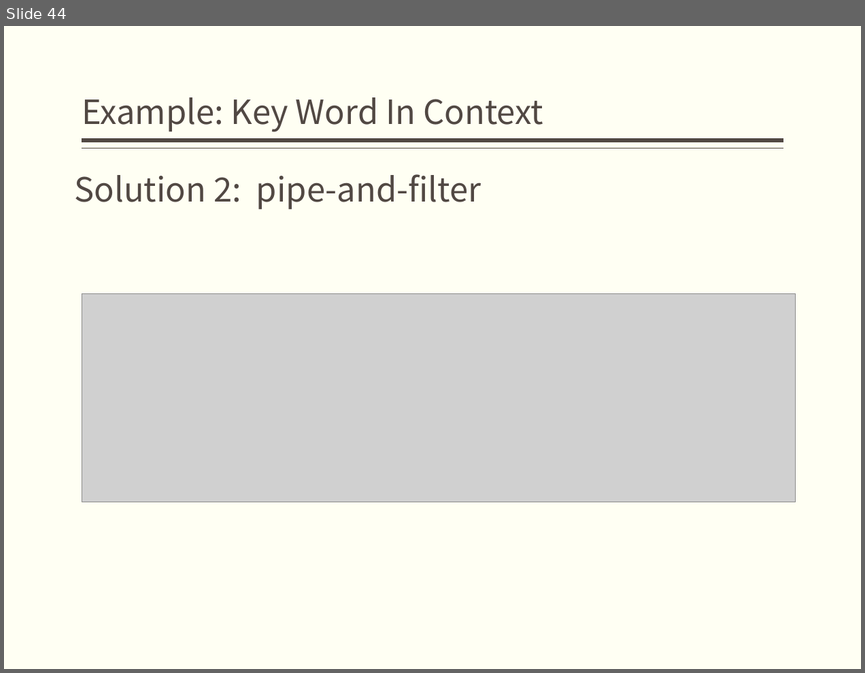
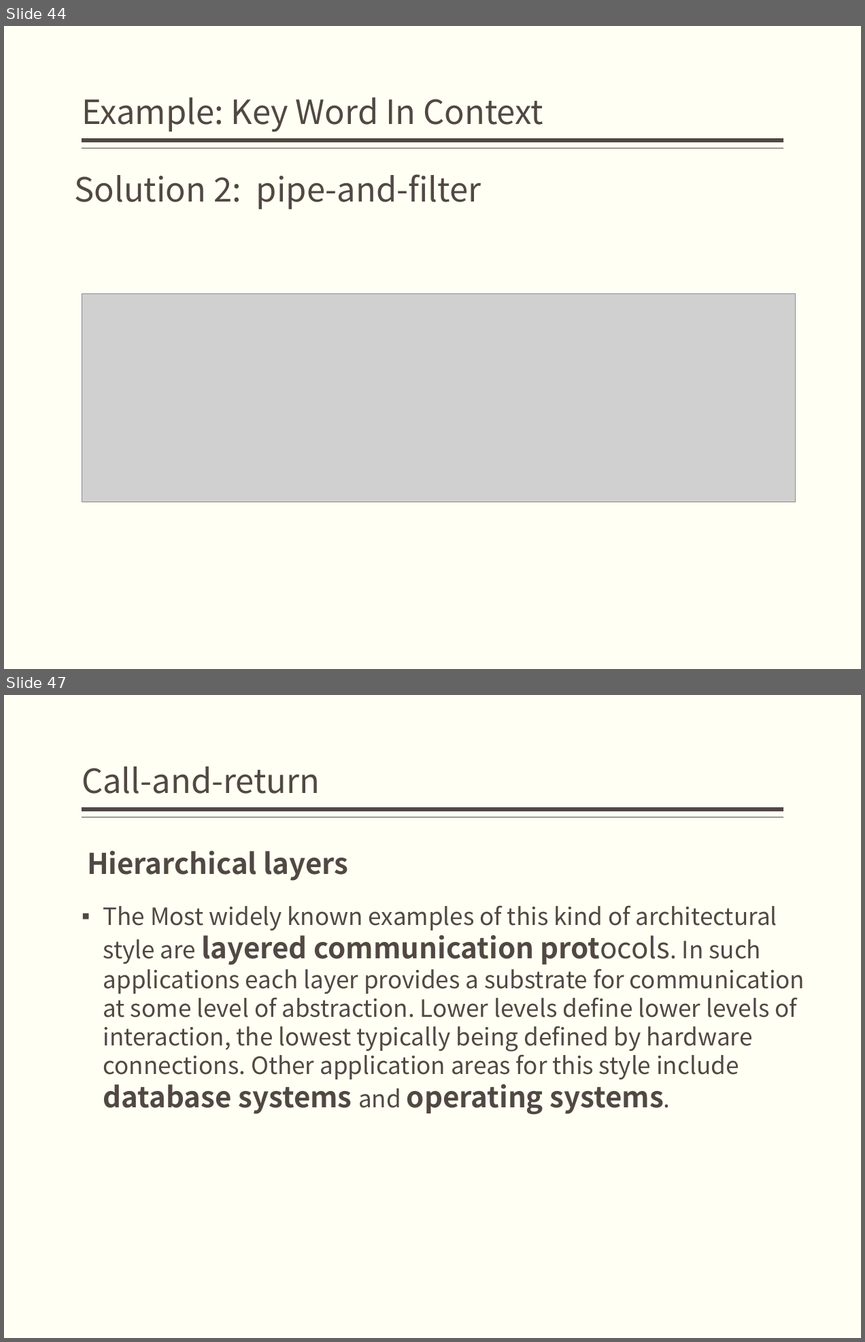
Before and after one commit to bonkboykz/jz81.github.io, a slide deck: course/sa/LectureNotes/(Spring2018)Lecture2.pptx. Shown one above the other, each under a label of ours: slide 44 before the commit, slides 44 and 47 after it; the slides between them are not shown. The pictures are 865x673 and 865x1342 pixels, drawn with LibreOffice and Linux fonts; fonts in the diff are those of the drawing; grey boxes stand for pictures. Boxes give left, top, right and bottom in pixels: in the first picture for what was removed or moved away, otherwise in the second. Text is boxed around its words. In the diff, an @@ line names an element or a change of style, - is before the commit and + after.

```diff
--- a/course/sa/LectureNotes/(Spring2018)Lecture2.pptx
+++ b/course/sa/LectureNotes/(Spring2018)Lecture2.pptx
@@ slide 47 added at (x1=4, y1=695, x2=861, y2=1338), background #FFFFF3; not listed: 2 template elements that a slide beside it also shows @@
@@ title added at (x1=82, y1=766, x2=320, y2=794), 28 pt, text #514843 @@
+Call-and-return
@@ text added at (x1=87, y1=851, x2=805, y2=1114), 20 pt, text #514843 @@
+Hierarchical layers
+▪ The Most widely known examples of this kind of architectural style are layered communication protocols. In such applications each layer provides a substrate for communication at some level of abstraction. Lower levels define lower levels of interaction, the lowest typically being defined by hardware connections. Other application areas for this style include database systems and operating systems.
```
Also in this commit, not shown: 2 slides changed, 5 other slides added, 1 other file.
